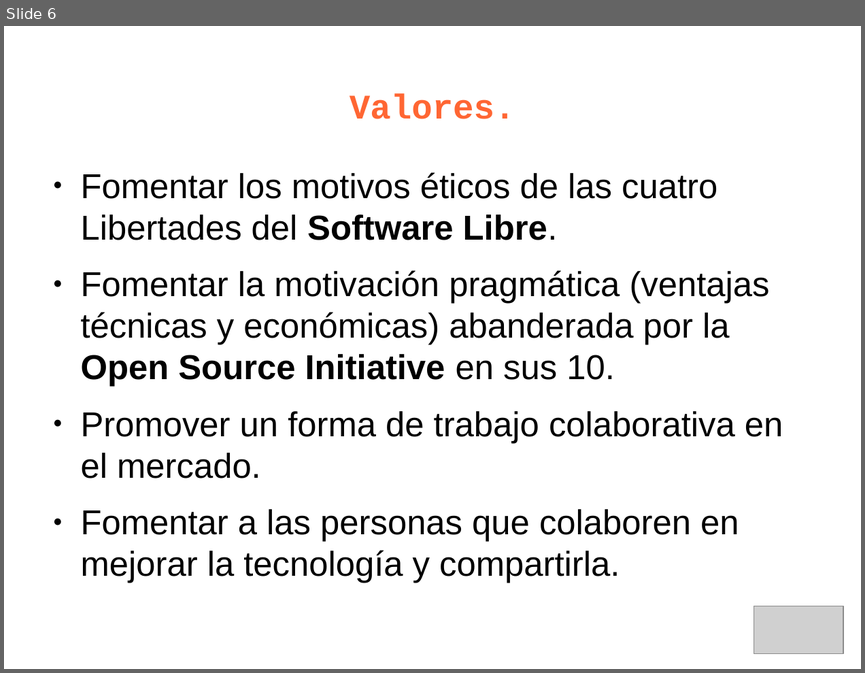
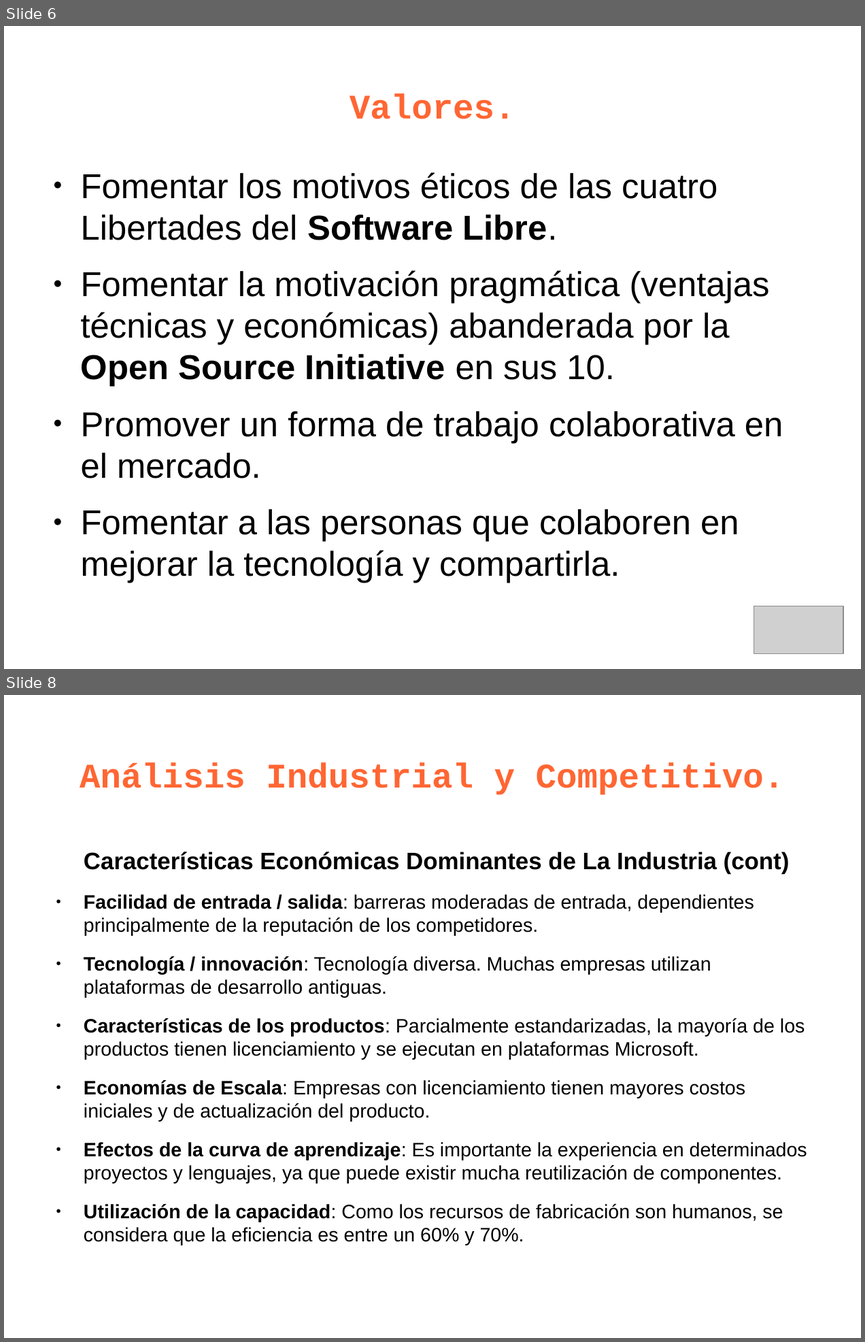
Before and after one commit to leliel12/jbc-utn, a slide deck: 5to/ger_est/kenya_p.odp. Shown one above the other, each under a label of ours: slide 6 before the commit, slides 6 and 8 after it; the slides between them are not shown. The pictures are 865x673 and 865x1342 pixels, drawn with LibreOffice and Linux fonts; fonts in the diff are those of the drawing; grey boxes stand for pictures. Boxes give left, top, right and bottom in pixels: in the first picture for what was removed or moved away, otherwise in the second. Text is boxed around its words. In the diff, an @@ line names an element or a change of style, - is before the commit and + after.

```diff
--- a/5to/ger_est/kenya_p.odp
+++ b/5to/ger_est/kenya_p.odp
@@ slide 8 added at (4, 695, 861, 1338), background #FFFFFF @@
@@ title added at (79, 763, 785, 795), 32 pt, text #FF6633, bold @@
+Análisis Industrial y Competitivo.
@@ text added at (84, 851, 807, 1245), 18 pt, text #000000 @@
+Características Económicas Dominantes de La Industria (cont)
+● Facilidad de entrada / salida: barreras moderadas de entrada, dependientes principalmente de la reputación de los competidores.
+● Tecnología / innovación: Tecnología diversa. Muchas empresas utilizan plataformas de desarrollo antiguas.
+● Características de los productos: Parcialmente estandarizadas, la mayoría de los productos tienen licenciamiento y se ejecutan en plataformas Microsoft.
+● Economías de Escala: Empresas con licenciamiento tienen mayores costos iniciales y de actualización del producto.
+● Efectos de la curva de aprendizaje: Es importante la experiencia en determinados proyectos y lenguajes, ya que puede existir mucha reutilización de componentes.
+● Utilización de la capacidad: Como los recursos de fabricación son humanos, se considera que la eficiencia es entre un 60% y 70%.
```
Also in this commit, not shown: 2 slides changed, 16 other slides added, 1 slide removed, 1 other file.
